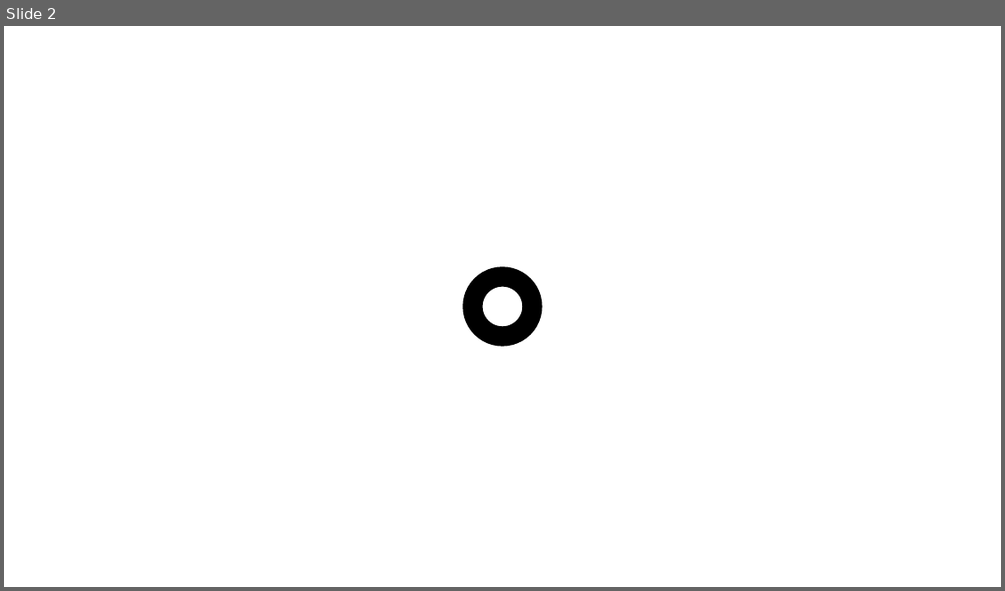
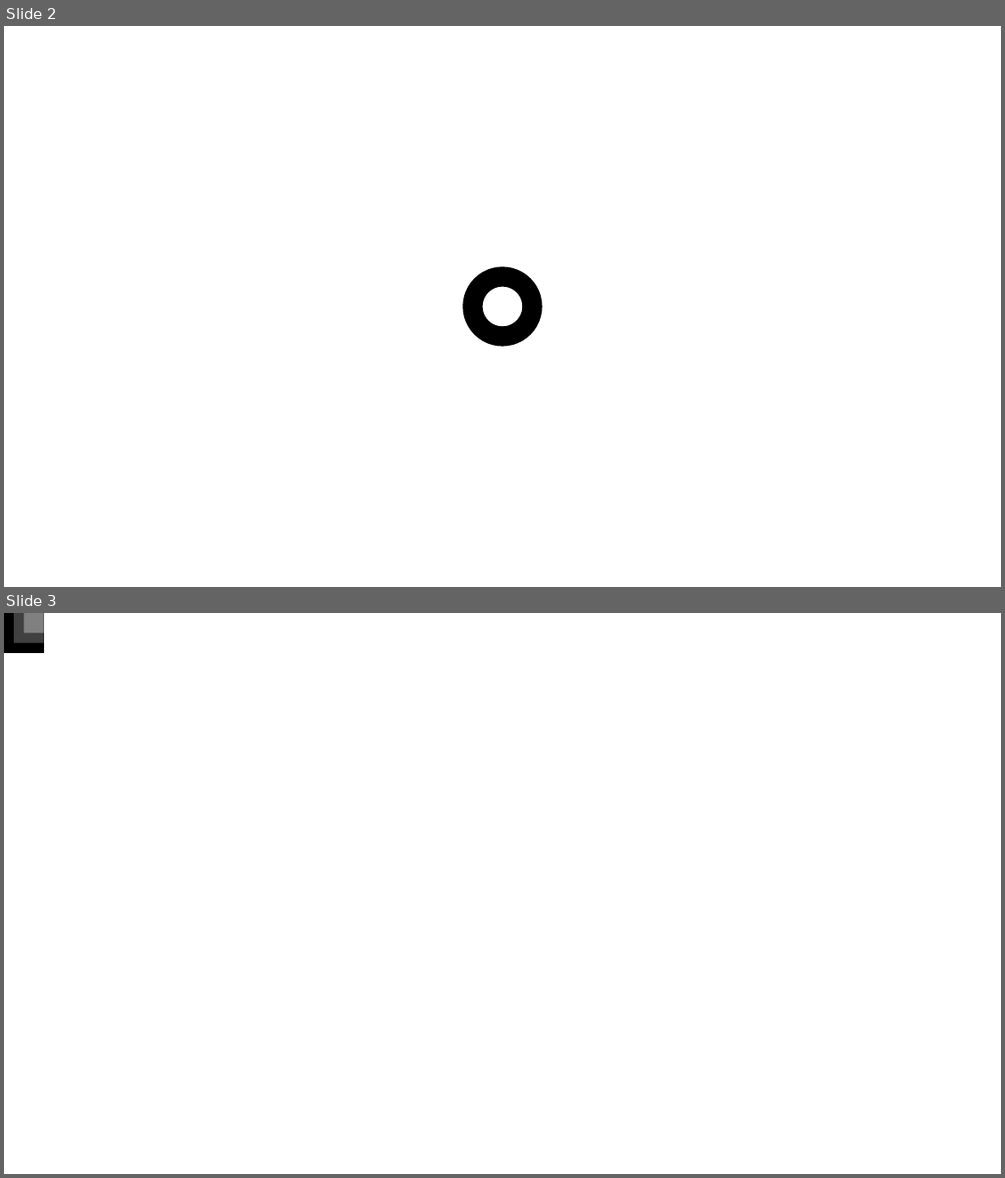
Before and after one commit to sunwhale/base, a slide deck: base/static/imgs/logo.pptx. Shown one above the other, each under a label of ours: slide 2 before the commit, slides 2 and 3 after it. The pictures are 1005x591 and 1005x1178 pixels, drawn with LibreOffice and Linux fonts; fonts in the diff are those of the drawing. Boxes give left, top, right and bottom in pixels: in the first picture for what was removed or moved away, otherwise in the second. Text is boxed around its words. In the diff, an @@ line names an element or a change of style, - is before the commit and + after.

```diff
--- a/base/static/imgs/logo.pptx
+++ b/base/static/imgs/logo.pptx
@@ slide 3 added at (4, 613, 1001, 1174), background #FFFFFF @@
@@ rectangle added at (4, 613, 44, 653), fill #000000 @@
@@ rectangle added at (14, 613, 44, 643), fill #404040 @@
@@ rectangle added at (24, 613, 44, 633), fill #808080 @@
```
Also in this commit, not shown: 1 other slide added, 9 other files.
